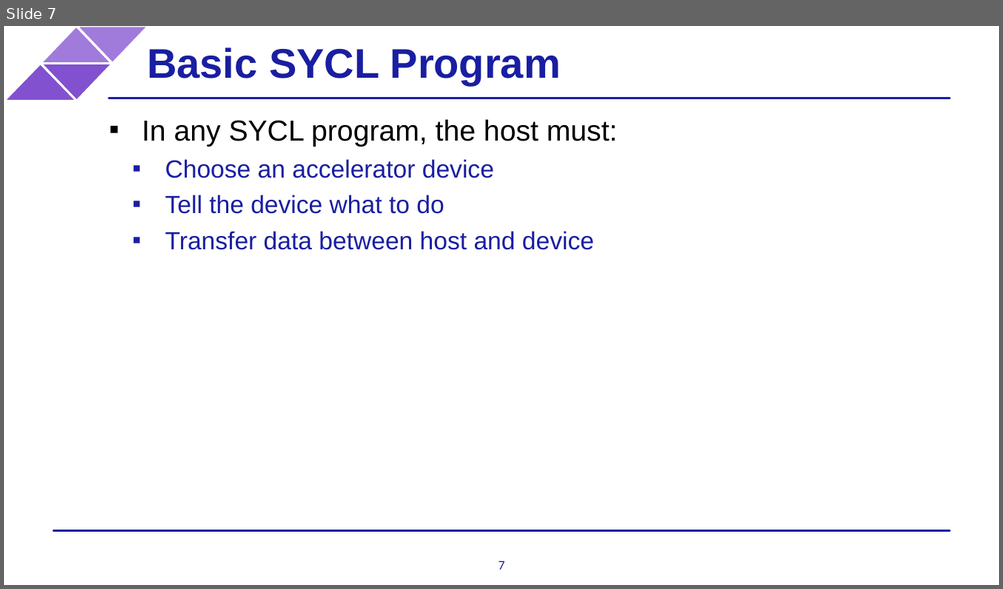
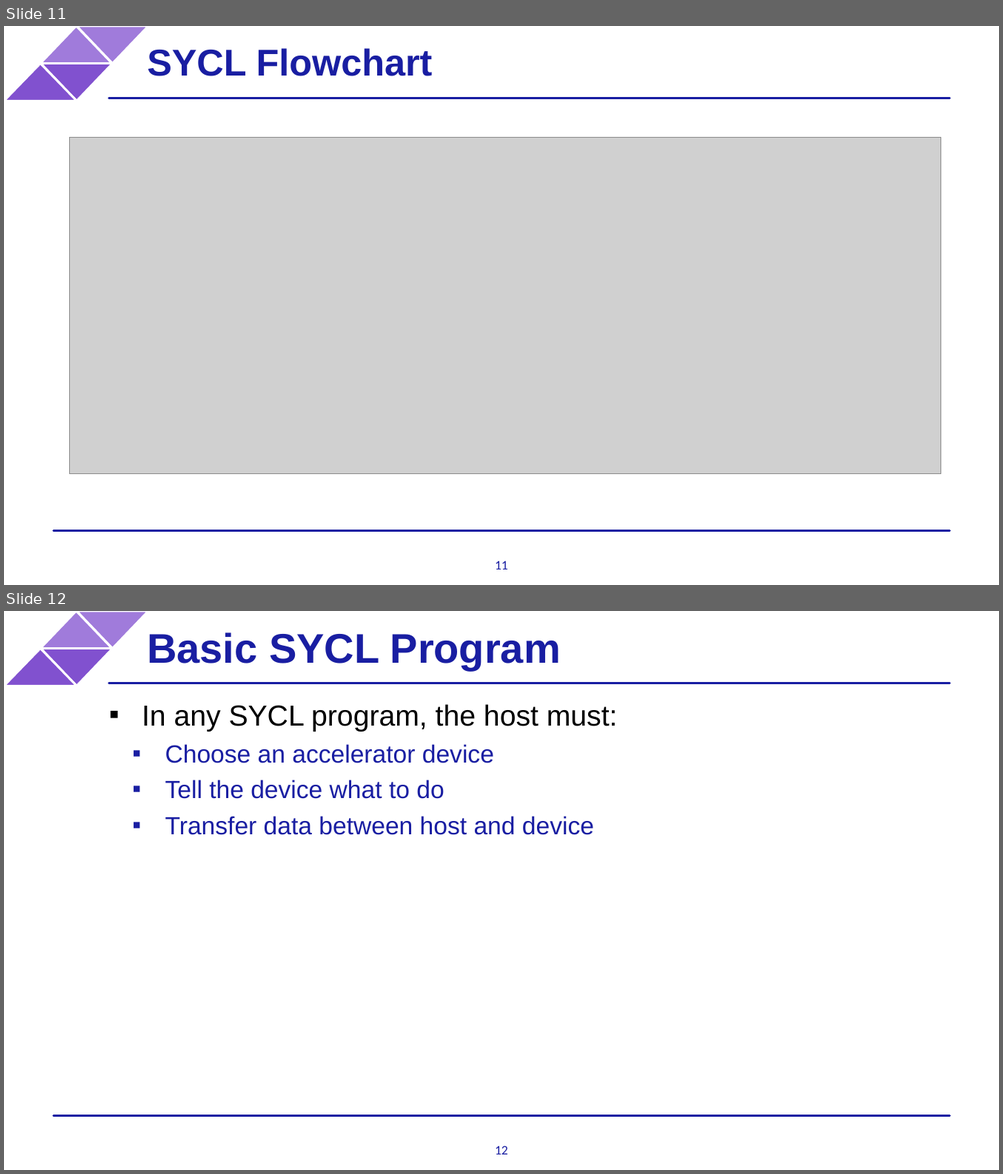
Before and after one commit to BenjaminMFindley/Reconfig-2-SYCL-DPCPP, a slide deck: Slides/SYCL intro.pptx. Shown one above the other, each under a label of ours: slide 7 before the commit, slides 11 and 12 after it. The pictures are 1003x589 and 1003x1174 pixels, drawn with LibreOffice and Linux fonts; fonts in the diff are those of the drawing; grey boxes stand for pictures; background and template pictures are left out. Boxes give left, top, right and bottom in pixels: in the first picture for what was removed or moved away, otherwise in the second. Text is boxed around its words. In the diff, an @@ line names an element or a change of style, - is before the commit and + after.

```diff
--- a/Slides/SYCL intro.pptx
+++ b/Slides/SYCL intro.pptx
@@ slide 11 added at [4,26,999,585], background #FFFFFF; not listed: 6 template elements that a slide beside it also shows @@
@@ title added at [147,48,432,76], 36 pt, text #191EA2, bold @@
+SYCL Flowchart
@@ picture added at [70,137,940,474] @@
@@ page number added at [495,561,508,570], 12.7 pt, text #191EA2 @@
+11
@@ what was slide 7 is now slide 12 @@
@@ page number at [495,1146,508,1155]: text changed @@
-7
+12
```
Also in this commit, not shown: 2 slides changed, 8 other slides added, 5 slides removed.
